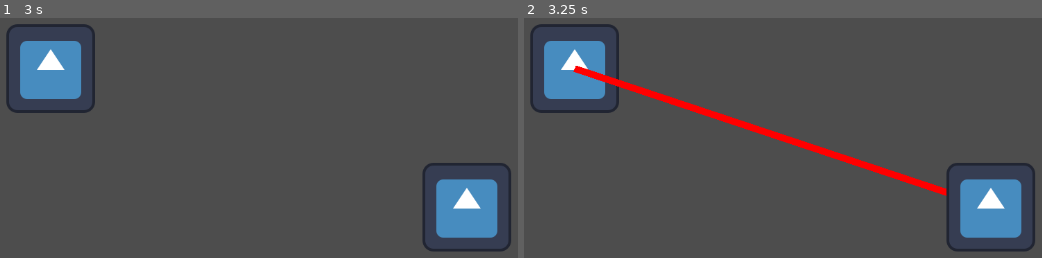
Above: before the commit, frames 1-2 (left to right).
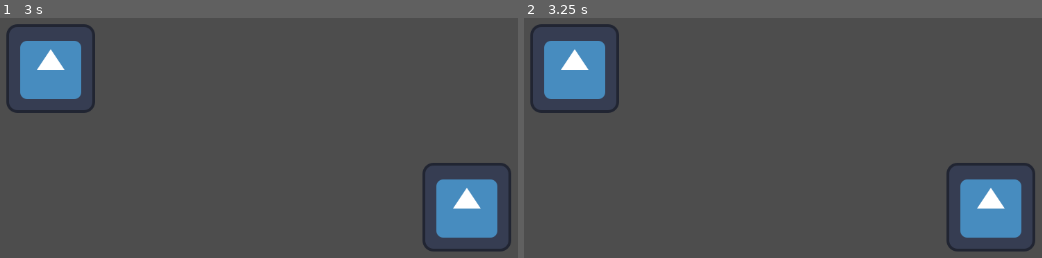
Above: after the commit, the same moments.

Repository: Shykaro/SimulatedAI
Game: Godot game, scene res://Scenes/npc visualization.tscn
Two runs of this game, one before a commit and one after it. Both use one fixed random seed, a clock stepped at 60 frames per second and the inputs below. The engine's default icon, where the game draws it, is replaced by a stand-in: a white triangle on a blue panel in a dark square.
Inputs:
- Up to frame 1 (3 s): tap Enter at 0.5, 2 s; tap Space at 1.25, 2.75 s
- Up to frame 2 (3.25 s): no input

Frame 1 is identical in both runs. In frame 2, 2.3% of the frame differs, in the area x 9-82%, y 20-75%.
Error before the commit: Trying to assign value of type 'Nil' to a variable of type 'Dictionary'. (res://Scripts/RequestHandler.gd:24)

Commit message:
Cleaned up NPC implementation

Diff:
--- a/GodotProject/Scenes/chat.tscn
+++ b/GodotProject/Scenes/Old/chat.tscn
@@ -1,8 +1,8 @@
 [gd_scene load_steps=4 format=3 uid="uid://crbpg7rcaev67"]
 
 [ext_resource type="Script" path="res://Scripts/RequestHandler.gd" id="1_0o7bc"]
-[ext_resource type="Script" path="res://Scripts/TextInputHandler.gd" id="2_b4y7y"]
-[ext_resource type="Script" path="res://Scripts/RichTextHandler.gd" id="3_ltixx"]
+[ext_resource type="Script" path="res://Scripts/Old/TextInputHandler.gd" id="2_b4y7y"]
+[ext_resource type="Script" path="res://Scripts/Old/RichTextHandler.gd" id="3_ltixx"]
 
 [node name="Node2D" type="Node2D"]
 
@@ -44,7 +44,6 @@
 offset_bottom = 500.0
 script = ExtResource("3_ltixx")
 
-[connection signal="request_processed" from="Root/HTTPRequest" to="Root/CanvasLayer/ColorRect/ColorRect/RichTextLabel" method="update_llm_text"]
 [connection signal="text_submitted" from="Root/CanvasLayer/ColorRect/LineEdit" to="Root/HTTPRequest" method="chat"]
 [connection signal="text_submitted" from="Root/CanvasLayer/ColorRect/LineEdit" to="Root/CanvasLayer/ColorRect/LineEdit" method="_on_text_submitted"]
 [connection signal="text_submitted" from="Root/CanvasLayer/ColorRect/LineEdit" to="Root/CanvasLayer/ColorRect/ColorRect/RichTextLabel" method="update_user_text"]
--- a/GodotProject/Scenes/npc visualization.tscn
+++ b/GodotProject/Scenes/npc visualization.tscn
@@ -2,9 +2,7 @@
 
 [ext_resource type="Script" path="res://Scripts/NPCManager.gd" id="4_5a08b"]
 
-[node name="Node2D" type="Node2D"]
+[node name="Game" type="Node2D"]
 
-[node name="Root" type="Node" parent="."]
-
-[node name="NPCManager" type="Node" parent="Root"]
+[node name="NPCManager" type="Node" parent="."]
 script = ExtResource("4_5a08b")
--- a/GodotProject/Scripts/NPC.gd
+++ b/GodotProject/Scripts/NPC.gd
@@ -4,10 +4,6 @@
 
 @export var id: int
 var associated_llm: String
-var chat_interval: int
-var is_talking: bool = false
-var communication_line: Line2D = Line2D.new()
-var timer = Timer.new()
 var conversation_partner: NPC
 var request_handler: RequestHandler
 #var timeout_interval: int = 10
@@ -15,41 +11,19 @@
 func start():
 	#assert(id != null, "WARNING: NPC instance has no id!") this can be used to debug (basically, if then print)
 	id = NPCManager.npc_list.size()
-	self.add_child(communication_line)
-	communication_line.default_color = Color("red")
-	timer.timeout.connect(_on_timer_timeout)
-	self.add_child(timer)
-	timer.start(chat_interval)
 
 func _on_timer_timeout():
-	#print("id "+str(id)+" timeout!")
 	#try to establish communication with another NPC
-	if(!self.is_talking):
-		for i in range(NPCManager.npc_list.size()):
-			if(NPCManager.npc_list[i].id != self.id):
-				if(!NPCManager.npc_list[i].is_talking):
+	if(conversation_partner == null): #if not talking
+		for i in range(NPCManager.npc_list.size()): #Goes through all npcs
+			if(NPCManager.npc_list[i].id != self.id): #if the other npc it not self
+				if(!NPCManager.npc_list[i].is_talking): # and the other is not talking
 					_establish_communication(NPCManager.npc_list[i])
 					break
-	#else:
-		#print(self.name+"'s chat timed out")
-		#timer.stop()
-		#var dict: Dictionary
-		#_on_conversation_over(dict)
-		#timer.start(chat_interval)
-
-#func _process(delta):
-#	if(is_talking): timer.stop()
 
 func _establish_communication(_npc: NPC):
-	#timer.start(timeout_interval)
 	conversation_partner = _npc
-	conversation_partner.is_talking = true
-	conversation_partner.timer.stop()
-	is_talking = true
-	timer.stop()
-	communication_line.add_point(Vector2.ZERO)
-	communication_line.add_point(_npc.position-self.position)
-	#print(self.name+" is talking to "+_npc.name)
+	_add_line2D() #adds line from self to conversation partner
 	request_handler = RequestHandler.new()
 	self.add_child(request_handler)
 	request_handler.request_processed.connect(_on_reply_received) #to be placed into "the other" npc
@@ -64,10 +38,18 @@
 	request_handler.chat(reply_string, conversation_partner.associated_llm) #to LLM 2
 
 func _on_conversation_over(json: Dictionary):
-	conversation_partner.is_talking = false
-	conversation_partner.timer.stop()
-	is_talking = false
-	timer.start(chat_interval)
+	_remove_line2D()
+	print("Conversation between "+self.name+" and "+conversation_partner.name+" terminated.")
 	conversation_partner = null
-	communication_line.clear_points()
-	print("bye!")
+
+func _add_line2D():
+	var _line: Line2D = Line2D.new()
+	_line.add_point(Vector2.ZERO)
+	_line.add_point(conversation_partner.position-self.position)
+	_line.name = "Communication Line between "+self.name+" and "+conversation_partner.name
+	self.add_child(_line)
+	_line.default_color = Color("red")
+
+func _remove_line2D():
+	var _line = self.get_node("Communication Line between "+self.name+" and "+conversation_partner.name)
+	self.remove_child(_line)
--- a/GodotProject/Scripts/NPCManager.gd
+++ b/GodotProject/Scripts/NPCManager.gd
@@ -5,26 +5,25 @@
 static var npc_list: Array = []
 static var npc_scene: PackedScene
 
+func _ready():
+	print("DEBUG: instantiating NPCs...")
+	npc_scene = load("res://Scenes/npc.tscn")
+	create_npc("Elong Ma", "phi", Vector2(200,200))
+	#create_npc("Jeff", "phi", 6,  Vector2(800,200))
+	#create_npc("Lara", "phi", 8,  Vector2(200,400))
+	create_npc("Marie", "starling-lm", Vector2(800,400))
+	print(npc_list)
+
 static func get_npc_by_id(_id: int):
 	for i in range(npc_list.size()):
 		if(npc_list[i].id == _id):
 			return npc_list[i]
 
-func create_npc(_given_name: String, _given_llm: String, _given_chat_interval: int, _given_position: Vector2):
+func create_npc(_given_name: String, _given_llm: String, _given_position: Vector2):
 	var _npc: NPC = npc_scene.instantiate()
 	_npc.name = _given_name
 	_npc.associated_llm = _given_llm
-	_npc.chat_interval = _given_chat_interval
 	npc_list.append(_npc)
 	_npc.position = _given_position
 	self.add_child(_npc)
 	_npc.start()
-
-func _ready():
-	print("DEBUG: instantiating NPCs...")
-	npc_scene = load("res://Scenes/npc.tscn")
-	create_npc("Elong Ma", "phi",3, Vector2(200,200))
-	#create_npc("Jeff", "phi", 6,  Vector2(800,200))
-	#create_npc("Lara", "phi", 8,  Vector2(200,400))
-	create_npc("Marie", "starling-lm", 5,  Vector2(800,400))
-	print(npc_list)
--- a/GodotProject/Scripts/RichTextHandler.gd
+++ b/GodotProject/Scripts/Old/RichTextHandler.gd
@@ -2,13 +2,17 @@
 
 var count: int
 var is_waiting: bool = false
+
+func _ready():
+	var request_handler: RequestHandler = get_tree().get_root().get_node("/root/Node2D/Root/HTTPRequest")
+	request_handler.request_processed.connect(update_llm_text)
 
 func update_llm_text(json: Dictionary):
 	self.newline()
 	#self.append_text("LLM > "+str(json["response"]))
 	self.append_text("LLM > "+str(json["message"]["content"]))
 	self.newline()
-	print(json)
+	#print(json)
 	is_waiting = false
 
 func update_user_text(new_text: String):
--- a/GodotProject/Scripts/RequestHandler.gd
+++ b/GodotProject/Scripts/RequestHandler.gd
@@ -17,10 +17,10 @@
 	pass
 
 func _on_request_completed(result: int, response_code: int, headers, body):
-	print("request completed with response code "+str(response_code)+" and result "+str(result))
-	print(body)
+	#print("request completed with response code "+str(response_code)+" and result "+str(result))
+	#print(body)
 	var json_string = body.get_string_from_utf8()
-	print(json_string)
+	#print(json_string)
 	var json: Dictionary = JSON.parse_string(json_string)
 	if(json!=null):
 		#print(json)
Renamed: GodotProject/Scripts/TextInputHandler.gd -> GodotProject/Scripts/Old/TextInputHandler.gd
